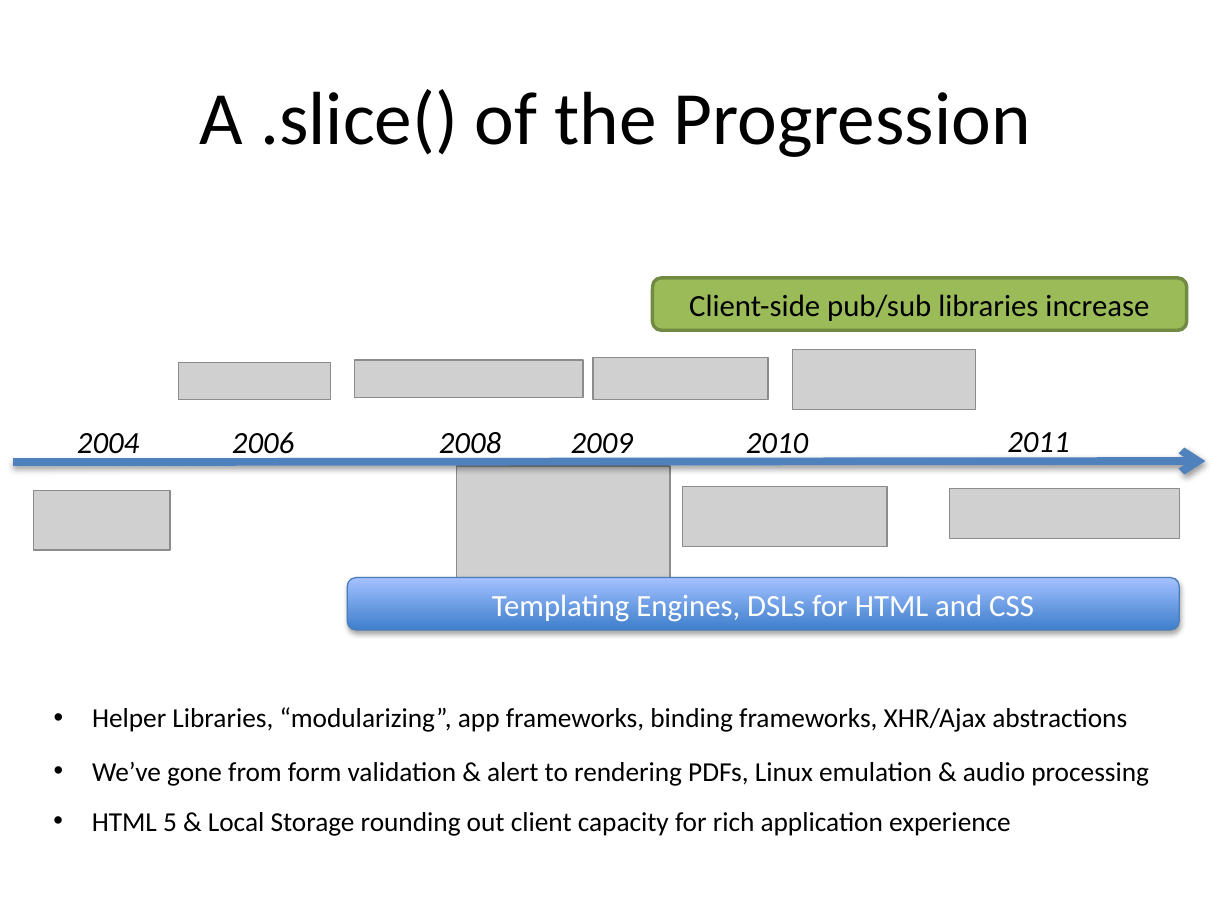
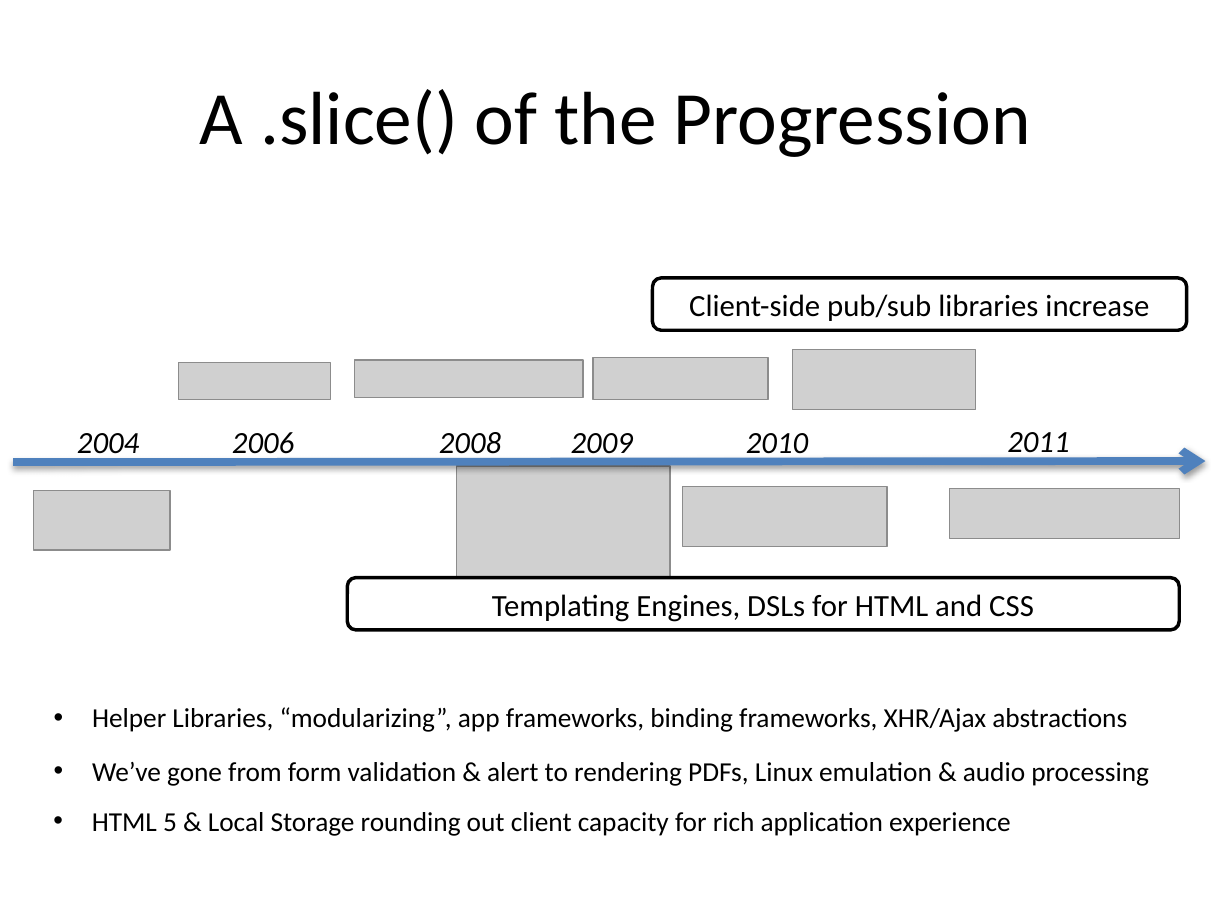
Before and after one commit to vaporworks/Devlink2011-REST-WebClient, a slide deck: slide 9 of PowerPoint/joint_talk_notes.pptx (slide 7 before the commit). Drawn at 1232x924 pixels with LibreOffice and Linux fonts; fonts in the diff are those of the drawing; grey boxes stand for pictures. Boxes give left, top, right and bottom in pixels: in the first picture for what was removed or moved away, otherwise in the second. Text is boxed around its words. In the diff, an @@ line names an element or a change of style, - is before the commit and + after.

```diff
--- a/PowerPoint/joint_talk_notes.pptx
+++ b/PowerPoint/joint_talk_notes.pptx
@@ rounded rectangle "Client-side pub/sub libraries increase" at <box>653,278,1188,330</box>: fill #9BBB59 to #FFFFFF; outline #738A42 2 pt to #000000 2 pt @@
@@ rounded rectangle "Templating Engines, DSLs for HTML ..." at <box>347,578,1179,630</box>: text colour #FFFFFF to #000000; fill gradient #3F80CE to #A4C4FF to #FFFFFF; outline #4B7EBC 0.75 pt to #000000 2 pt; shadow off @@
```
Also in this commit, not shown: 3 other slides changed, 7 slides added, 6 slides removed.
